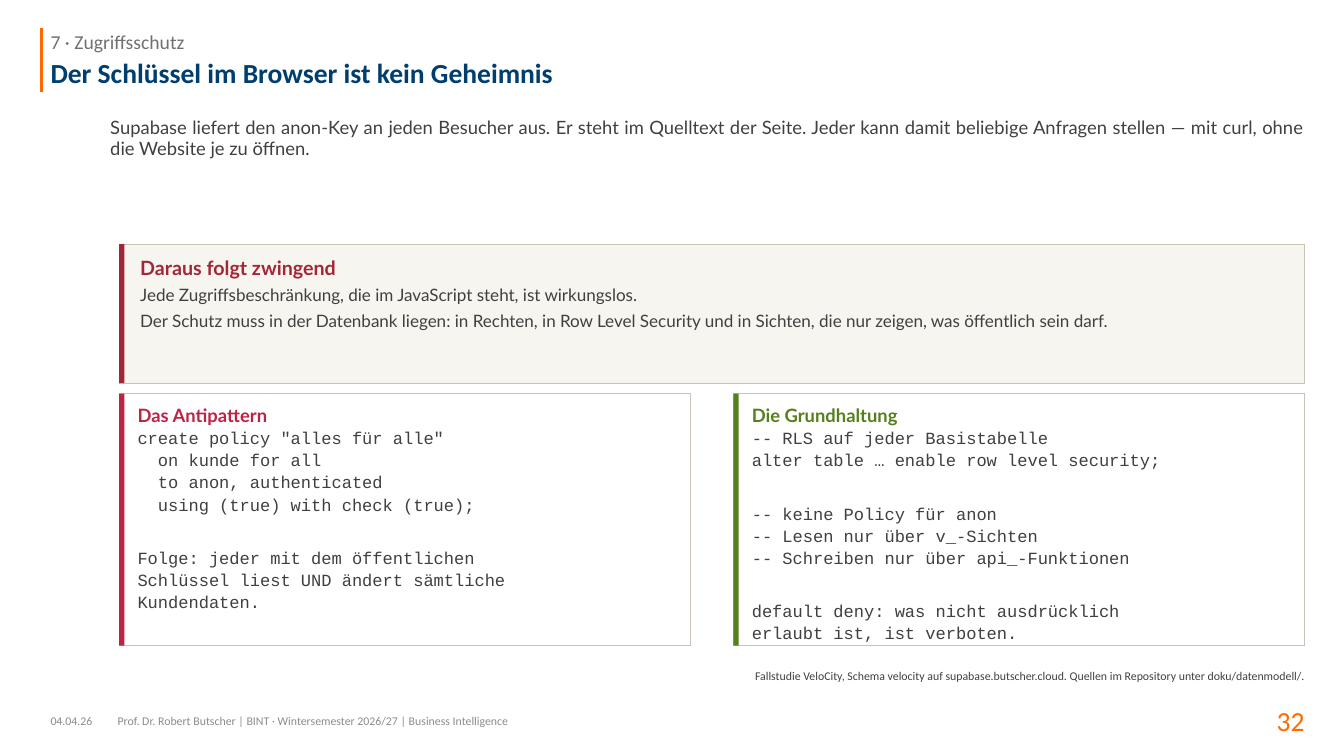
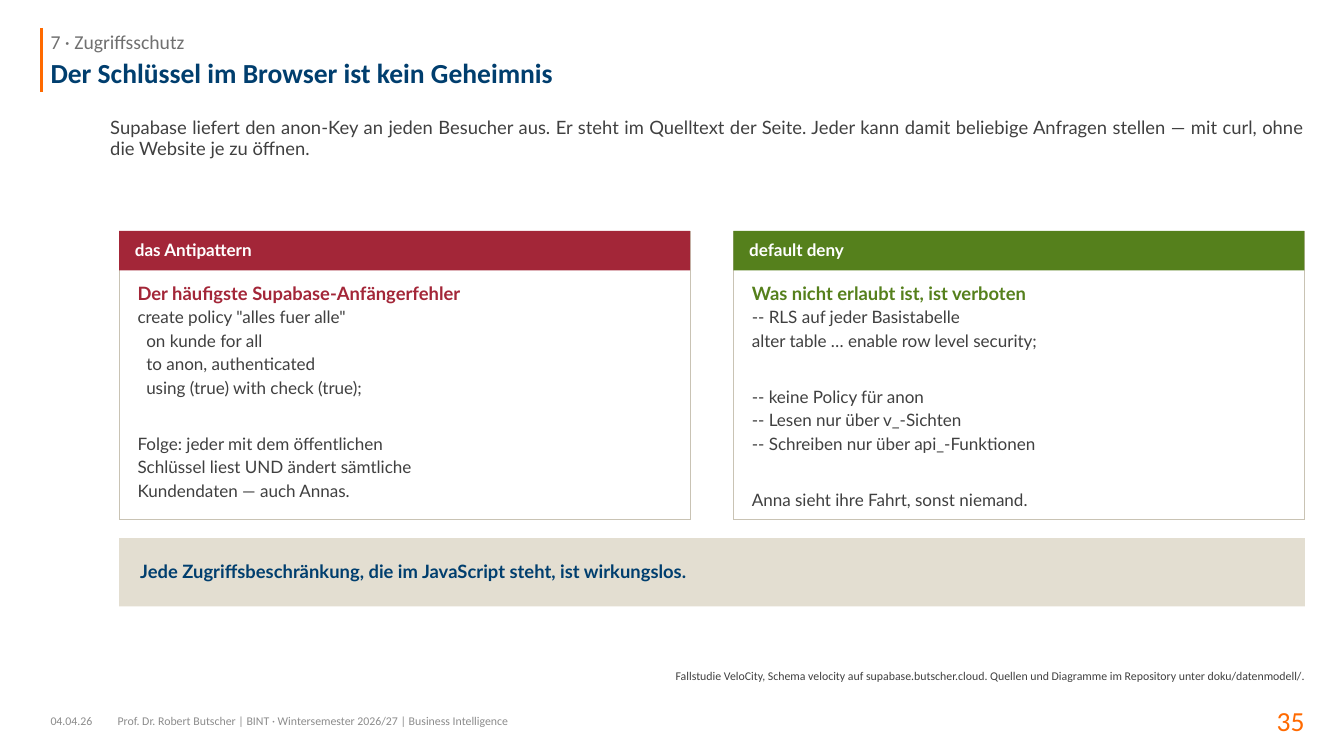
Before and after one commit to swrobuts/velocity-fallstudie, a slide deck: slide 35 of slides/velocity-datenbankentwurf.pptx (slide 32 before the commit). Drawn at 1344x756 pixels with LibreOffice and Linux fonts; fonts in the diff are those of the drawing. Boxes give left, top, right and bottom in pixels: in the first picture for what was removed or moved away, otherwise in the second. Text is boxed around its words. In the diff, an @@ line names an element or a change of style, - is before the commit and + after.

```diff
--- a/slides/velocity-datenbankentwurf.pptx
+++ b/slides/velocity-datenbankentwurf.pptx
@@ rectangle: place and size @@
-rectangle at (119,244,1305,383)
+rectangle at (119,231,690,520)
@@ rectangle at (119,231,690,520): fill #F7F5EF to #FFFFFF @@
@@ rectangle: place and size @@
-rectangle at (119,244,125,383)
+rectangle at (119,231,690,270)
@@ rectangle: place and size @@
-rectangle at (733,394,1304,646)
+rectangle at (733,231,1304,520)
@@ rectangle added at (733,231,1304,270), fill #55801C @@
@@ text added at (135,243,251,259), 13 pt, text #FFFFFF, bold @@
+das Antipattern
@@ text removed at (140,260,1108,330) @@
-Daraus folgt zwingend
-Jede Zugriffsbeschränkung, die im JavaScript steht, ist wirkungslos.
-Der Schutz muss in der Datenbank liegen: in Rechten, in Row Level Security und in Sichten, die nur zeigen, was öffentlich sein darf.
@@ text added at (749,243,844,259), 13 pt, text #FFFFFF, bold @@
+default deny
@@ text at (138,286,460,326): text changed; size 13 to 14 pt; font Courier New to Lato; text colour #404040 to #A32638; bold on @@
-Das Antipattern
-create policy "alles für alle"
+Der häufigste Supabase-Anfängerfehler
+create policy "alles fuer alle"
@@ text "Der häufigste Supabase-Anfängerfehler": place and size @@
-text "Der häufigste Supabase-Anfängerfehler" at (138,408,505,608)
+text "Der häufigste Supabase-Anfängerfehler" at (138,286,460,497)
@@ text at (752,286,1026,303): text changed @@
-Die Grundhaltung
+Was nicht erlaubt ist, ist verboten
@@ text "Was nicht erlaubt ist, ist ...": place and size @@
-text "Was nicht erlaubt ist, ist ..." at (752,408,1160,642)
+text "Was nicht erlaubt ist, ist ..." at (752,286,1037,508)
@@ text at (752,310,1037,453): font Courier New to Lato in "-- RLS auf jeder Basistabelle", "alter table … enable row level security;", "-- keine Policy für anon", "-- Lesen nur über v_-Sichten" and 1 more places; more space between paragraphs @@
@@ text at (138,334,412,473): font Courier New to Lato in "on kunde for all", "to anon, authenticated", "using (true) with check (true);", "Folge: jeder mit dem öffentlichen" and 1 more places; more space between paragraphs @@
@@ rectangle removed at (119,394,690,646) @@
@@ rectangle removed at (119,394,125,646) @@
@@ rectangle removed at (733,394,739,646) @@
@@ text at (138,484,349,497): text changed; font Courier New to Lato @@
-Kundendaten.
+Kundendaten — auch Annas.
@@ text at (752,493,1027,508): text changed; font Courier New to Lato @@
-default deny: was nicht ausdrücklich
-erlaubt ist, ist verboten.
+Anna sieht ihre Fahrt, sonst niemand.
@@ rectangle added at (119,538,1305,606), fill #E3DED1 @@
@@ text added at (140,564,686,582), 14 pt, text #003E6E, bold @@
+Jede Zugriffsbeschränkung, die im JavaScript steht, ist wirkungslos.
@@ text at (676,672,1305,682): text changed @@
-Fallstudie VeloCity, Schema velocity auf supabase.butscher.cloud. Quellen im Repository unter doku/datenmodell/.
+Fallstudie VeloCity, Schema velocity auf supabase.butscher.cloud. Quellen und Diagramme im Repository unter doku/datenmodell/.
@@ page number at (1277,713,1305,732): text changed @@
-32
+35
```
Also in this commit, not shown: 20 other slides changed, 22 slides added, 18 slides removed, 39 other files.
